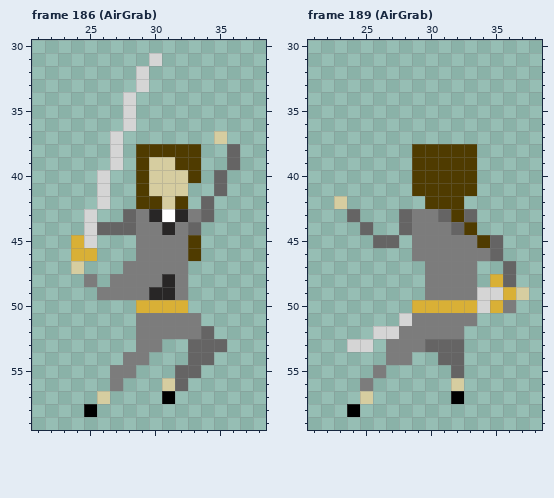
Pixel-art file, stored at GWS/Sprites/Movesets/HL Moveset/HL_Full_Moveset.ase. This is how it looked before the edit.
64x64 pixels, 268 frames. Shown: frame 186 (AirGrab): x 21..38, y 30..59; frame 189 (AirGrab): x 21..38, y 30..59. The commit also changed other frames, which this record leaves out.
The result:
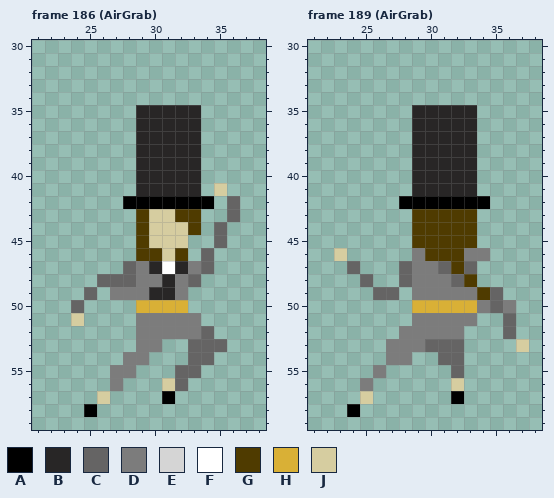
Palette (. is transparent): A #000000  B #282626  C #656464  D #7c7c7c  E #d5d5d5  F #ffffff  G #4f3b00  H #d9b036  J #d6cda0
Diff:
Changed rows in their new state; - is an unchanged pixel.
Frame 186 (AirGrab), layers "Layer 1", "Flattened":
first column x 24:
31 ------.------
32 -----.-------
33 -----.-------
34 ----.--------
35 ----.BBBBB---
36 ----.BBBBB---
37 ---.-BBBBB-.-
38 ---.-BBBBB--.
39 ---.-BBBBB--.
40 --.--BBBBB-.-
41 --.--BBBBB-J-
42 --.-AAAAAAA-C
43 -.--.GJJGG.-C
44 -....GJJJG-C-
45 ..---GJJJ.-C-
46 ..---GGJG.C--
47 .---C-BFBDC--
48 -.CCC----C---
49 -C.----------
50 C------------
51 J------------
Frame 189 (AirGrab), layers "Layer 1", "Flattened":
first column x 23:
35 ------BBBBB----
36 ------BBBBB----
37 ------BBBBB----
38 ------BBBBB----
39 ------BBBBB----
40 ------BBBBB----
41 ------BBBBB----
42 .----AAAAAAA---
43 -.---.GGG-G----
44 --.--.GGGG-----
45 ---..-GGGGG..--
46 J------GGG--.--
47 -C---CD-CGC--.-
48 --C--CD--CG-..-
49 ---CC-D----GC..
50 -----------DC--
51 -----.-------C-
52 ---..--------C-
53 -..-----------J
